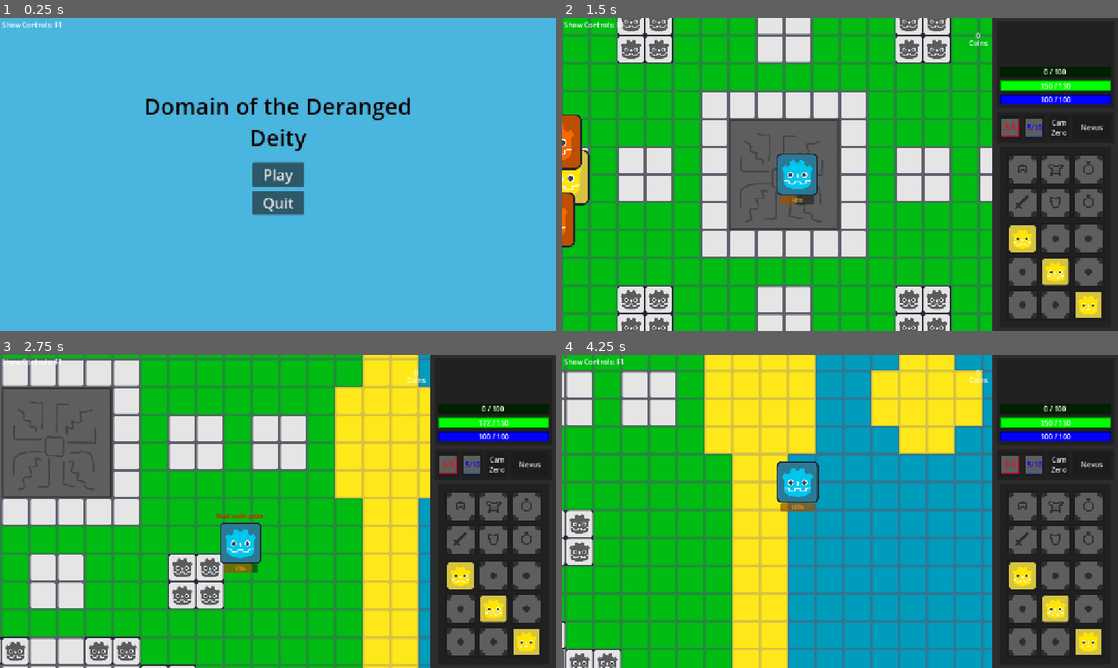
Above: before the commit, frames 1-4 (two rows, left to right).
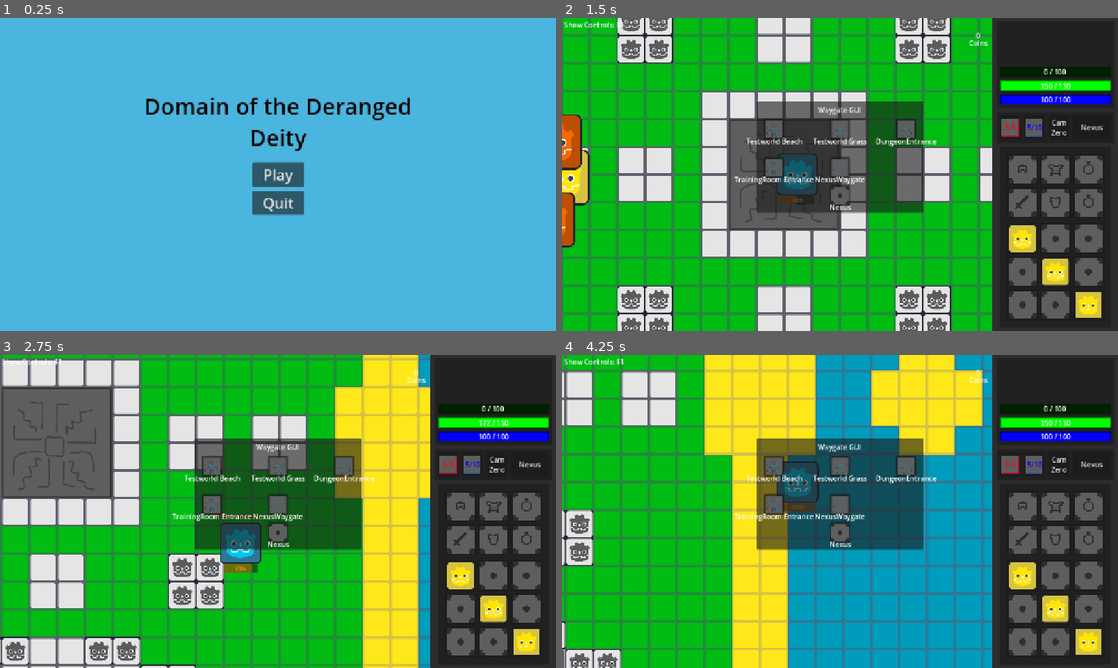
Above: after the commit, the same moments.

Repository: richiii999/ddd
Game: Godot game, scene res://Script Classes and Base Scenes/GameManager.tscn
The game is run twice, just before and just after one commit, with the same random seed, the same clock (stepped at 60 frames per second) and the same inputs.
Inputs (mouse positions are in pixels of both pictures, inside the frame that each line leads up to):
- Up to frame 1 (0.25 s): no input
- Up to frame 2 (1.5 s): click "Play" at 0.5 s; move the mouse to (789, 133) at 1.27 s; hold Right (right) from 1.28 s (still down); tap E (Interact) at 1.35 s
- Up to frame 3 (2.75 s): move the mouse to (166, 527) at 2.02 s; release Right (right) at 2.03 s; hold Down (down) from 2.03 s (still down); tap H (HPot) at 2.1 s; tap E (Interact) at 2.3 s
- Up to frame 4 (4.25 s): move the mouse to (895, 442) at 2.77 s; release Down (down) at 2.78 s; hold Right (right) 2.78-3.53 s; tap E (Interact) at 2.85, 3.8 s; move the mouse to (812, 574) at 3.52 s; hold Up (up) from 3.53 s (still down); click (812, 574) at 3.6 s

The runs differ from the first frame. In frame 1, 0.1% of the frame differs, in the area x 0-11%, y 1-4%; in frame 2, 10%; in frame 3, 11%; in frame 4, 11%, in the area x 25-71%, y 26-63%.

Commit message:
fixed nexus TP + main menu screen

Diff:
--- a/Entity/Player/Player.tscn
+++ b/Entity/Player/Player.tscn
@@ -80,7 +80,7 @@
 unique_name_in_owner = true
 metadata/_edit_use_anchors_ = true
 
-[node name="MP_Bar" parent="CanvasLayer/RMenu" index="4"]
+[node name="MP_Bar" parent="CanvasLayer/RMenu" index="4" unique_id=1104932176]
 allow_greater = true
 
 [node name="LoadingScreen" parent="CanvasLayer" unique_id=1453508200 instance=ExtResource("7_2h57d")]
--- a/Entity/Player/interactable.gd
+++ b/Entity/Player/interactable.gd
@@ -5,12 +5,14 @@
 
 signal Interact # recieved from player and re-emitted to parent or wherever
 func Interaction(P:Player = null):
+	#print("Interactable.Interaction called, parent: " + str(get_parent().name) + " | connections: " + str(Interact.get_connections()))
 	Interact.emit(P)
 
 func _ready():
 	setInteractable(interactable)
 
 func EnterOrExit(body : Node2D, enterOrExit): # Area2D Enter/Exit: Connect / disconnect signals for Players in range
+	#print("EnterOrExit: " + str(get_parent().name) + " | body: " + str(body.name) + " | enter: " + str(enterOrExit))
 	get_parent().self_modulate = Color("BLUE") if enterOrExit else Color("WHITE") # Changes color when in Interact range #TODO make it a highlight outline
 
 	if enterOrExit: body.Interact.connect(Interaction)
--- a/Maps/Mechanics/Waygate.tscn
+++ b/Maps/Mechanics/Waygate.tscn
@@ -17,32 +17,32 @@
 [sub_resource type="RectangleShape2D" id="RectangleShape2D_4r7gn"]
 size = Vector2(288, 288)
 
-[node name="Waygate" type="GPUParticles2D" groups=["Waygate"]]
+[node name="Waygate" type="GPUParticles2D" unique_id=1585017992 groups=["Waygate"]]
 z_index = 1
 emitting = false
 amount = 30
-process_material = SubResource("ParticleProcessMaterial_ftblx")
 texture = ExtResource("1_5s2m3")
 lifetime = 1.5
 one_shot = true
 explosiveness = 1.0
+process_material = SubResource("ParticleProcessMaterial_ftblx")
 script = ExtResource("2_1hw3p")
 active = true
 
-[node name="Sprite2D_ON" type="Sprite2D" parent="."]
+[node name="Sprite2D_ON" type="Sprite2D" parent="." unique_id=1319976076]
 visible = false
 texture = ExtResource("3_b30aj")
 
-[node name="Sprite2D_OFF" type="Sprite2D" parent="."]
+[node name="Sprite2D_OFF" type="Sprite2D" parent="." unique_id=366996762]
 texture = ExtResource("4_b6lit")
 
-[node name="EffectTimer" type="Timer" parent="."]
+[node name="EffectTimer" type="Timer" parent="." unique_id=424176549]
 wait_time = 3.0
 one_shot = true
 
-[node name="InteractComponent" parent="." instance=ExtResource("5_6772d")]
+[node name="InteractComponent" parent="." unique_id=1711202956 instance=ExtResource("5_6772d")]
 
-[node name="CollisionShape2D" type="CollisionShape2D" parent="InteractComponent"]
+[node name="CollisionShape2D" type="CollisionShape2D" parent="InteractComponent" unique_id=1864128415]
 shape = SubResource("RectangleShape2D_4r7gn")
 
 [connection signal="timeout" from="EffectTimer" to="." method="EffectTrigger"]
--- a/Maps/Mechanics/waygate.gd
+++ b/Maps/Mechanics/waygate.gd
@@ -5,7 +5,11 @@
 @export var active : bool = false # Players can only spawn here if active
 @export var oneWayTarget : Waygate = null # if set, instantly sends players to oneWayTarget on interaction (no GUI) (ex. outside dungeon <-> inside dungeon)
 
+func _ready():
+	$InteractComponent.Interact.connect(WaygateInteract)
+
 func WaygateInteract(P:Player = null):
+	print("WaygateInteract called, active: " + str(active))
 	if !active: setActive(true) # Inactive case: Activate with a short animation
 	if oneWayTarget: oneWayTarget.UseWaygate(P) # One-way gates activate immediately
 	else: P.toggleWaygateGUI() # Regular waygates open the GUI to select a destination
--- a/Script Classes and Base Scenes/gameManager.gd
+++ b/Script Classes and Base Scenes/gameManager.gd
@@ -25,7 +25,13 @@
 	player.InputStatus = false
 
 	#Main Menu Handling
-	$WorldSlot.add_child(mainMenu)
+	#canvas allows us to keep the main menu seperate from all the other assets in the game (TLDR)
+	var canvas = CanvasLayer.new()
+	add_child(canvas)
+	canvas.add_child(mainMenu)
+
+	mainMenu.escapeMenu = player.find_child("EscMenu") #pass in the child directly rather than us just hardcoding this shit in
+	mainMenu.escapeMenu.mainMenuButton.connect(mainMenu.ActivateMainMenu)
 	mainMenu.show()
 	mainMenu.quitPressed.connect(quitGame)
 	mainMenu.playPressed.connect(Play)
@@ -40,19 +46,25 @@
 	player.find_child("RMenu").show()
 
 func ActivatingMainMenu():
+	#print("ActivatingMainMenu called")
 	player.InputStatus = false
 	player.velocity = Vector2.ZERO
-	mainMenu.set_position(player.position)
+	#mainMenu.set_position(player.position)
+	#print("player pos: " + str(player.position) + " | mainMenu pos: " + str(mainMenu.position))
 	player.hide()
 	player.find_child("RMenu").hide()
 	player.find_child("EscMenu").hide()
 	mainMenu.show()
-	player.find_child("PlayerCam").InstantMove(mainMenu.global_position)
+	#print("mainMenu visible: " + str(mainMenu.visible))
+	#player.find_child("PlayerCam").InstantMove(mainMenu.global_position)
 
 
 # Reused initial setup for player
 func InitialSetup():
 	# put the player in the nexus to start
+	#print("Waygates: " + str(nexus.Waygates))
+	if player.get_parent(): player.get_parent().remove_child(player)
+	nexus.add_child(player)
 	nexus.Waygates[0].setActive(true)
 	player.global_position = nexus.Waygates[0].global_position
 	player.find_child("PlayerCam").InstantMove(player.global_position)
@@ -67,9 +79,12 @@
 
 # Handles signal death from player which deletes player and adds a new player for perma death behavior
 func DeathHandling():
-	world.remove_child(player)
+	player.get_parent().remove_child(player)
 	player = player_tscn.instantiate()
-	world.add_child(player)
+	nexus.add_child(player) #we want to start in the nexus
 	player.death.connect(DeathHandling)
+	player.show()
+	player.InputStatus = true
+	player.find_child("RMenu").show()
 	InitialSetup()
-	pass
+	#pass
--- a/UI/MainMenu/main_menu.gd
+++ b/UI/MainMenu/main_menu.gd
@@ -9,14 +9,7 @@
 
 # TODO: add a better way to access the escape menu signal when
 func _ready() -> void:
-	worldSlot = get_parent()
-	childrenSearch = worldSlot.get_children()
-	childrenSearch = childrenSearch[0].get_children()
-	childrenSearch = childrenSearch[3].get_children()
-	childrenSearch = childrenSearch[0].get_children()
-	escapeMenu = childrenSearch[5]
-
-	escapeMenu.mainMenuButton.connect(ActivateMainMenu)
+	pass
 
 func ActivateMainMenu():
 	escHandling.emit()
